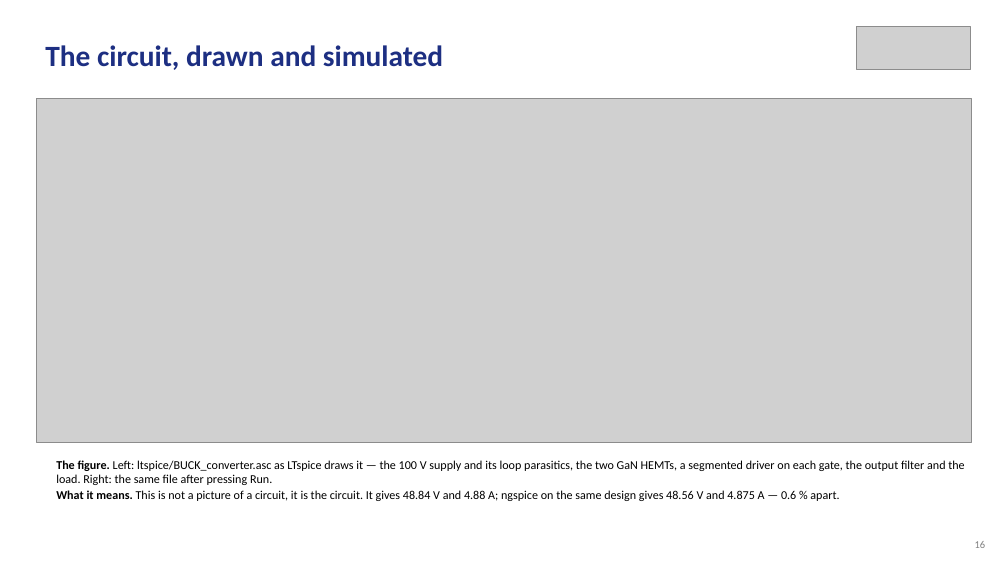
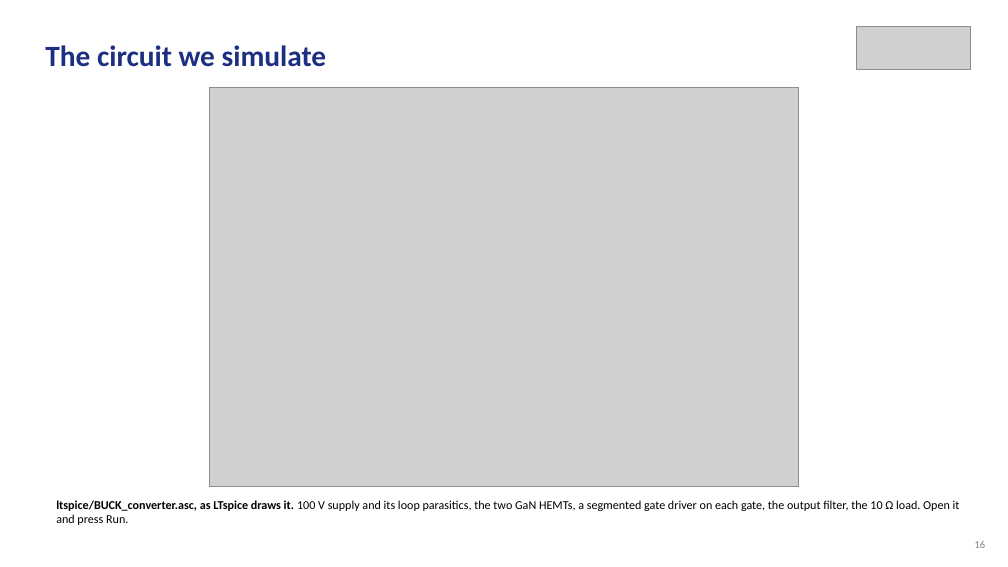
Before and after one commit to Amritha902/gan-driver, a slide deck: slide 16 of review/Review1_GaN_Segmented_Gate_Driver.pptx. Drawn at 1008x567 pixels with LibreOffice and Linux fonts; fonts in the diff are those of the drawing; grey boxes stand for pictures. Boxes give left, top, right and bottom in pixels: in the first picture for what was removed or moved away, otherwise in the second. Text is boxed around its words. In the diff, an @@ line names an element or a change of style, - is before the commit and + after.

```diff
--- a/review/Review1_GaN_Segmented_Gate_Driver.pptx
+++ b/review/Review1_GaN_Segmented_Gate_Driver.pptx
@@ text at [45,45,327,67]: text changed @@
-The circuit, drawn and simulated
+The circuit we simulate
@@ picture: place and size @@
-picture at [36,98,972,442]
+picture at [209,88,799,487]
@@ text at [56,500,960,525]: text changed @@
-The figure. Left: ltspice/BUCK_converter.asc as LTspice draws it — the 100 V supply and its loop parasitics, the two GaN HEMTs, a segmented driver on each gate, the output filter and the load. Right: the same file after pressing Run.
-What it means. This is not a picture of a circuit, it is the circuit. It gives 48.84 V and 4.88 A; ngspice on the same design gives 48.56 V and 4.875 A — 0.6 % apart.
+ltspice/BUCK_converter.asc, as LTspice draws it. 100 V supply and its loop parasitics, the two GaN HEMTs, a segmented gate driver on each gate, the output filter, the 10 Ω load. Open it and press Run.
```
Also in this commit, not shown: 18 other slides changed, 2 slides added, 6 other files.
